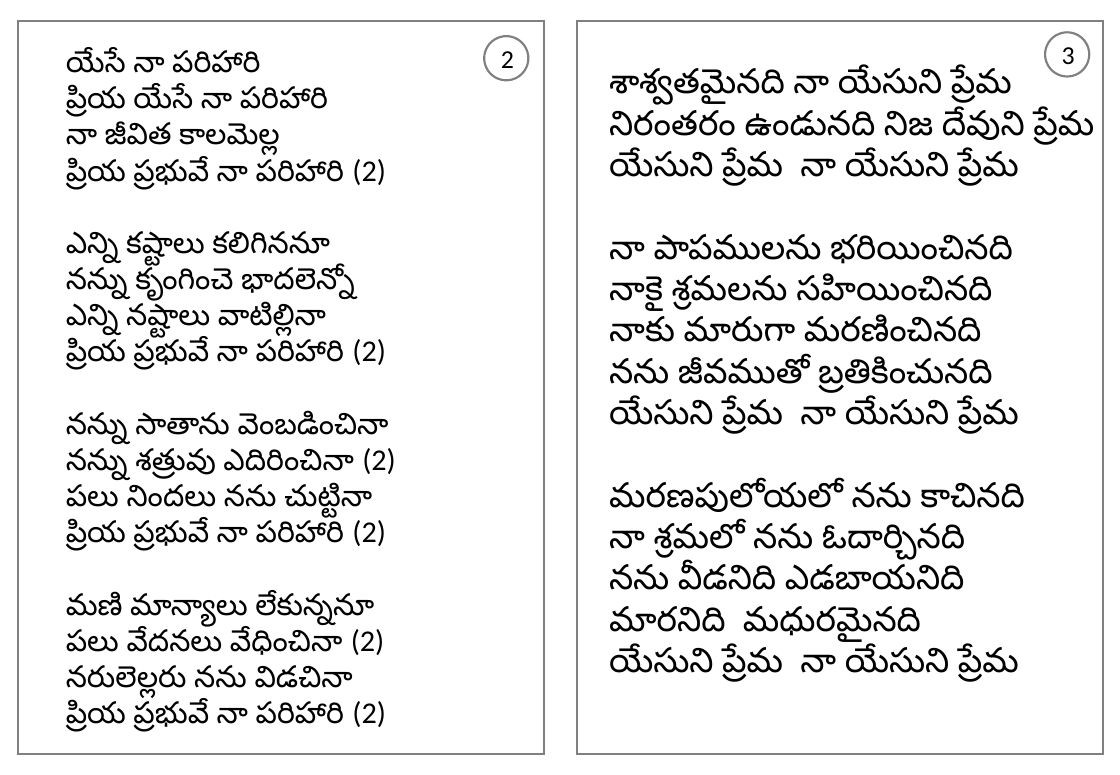
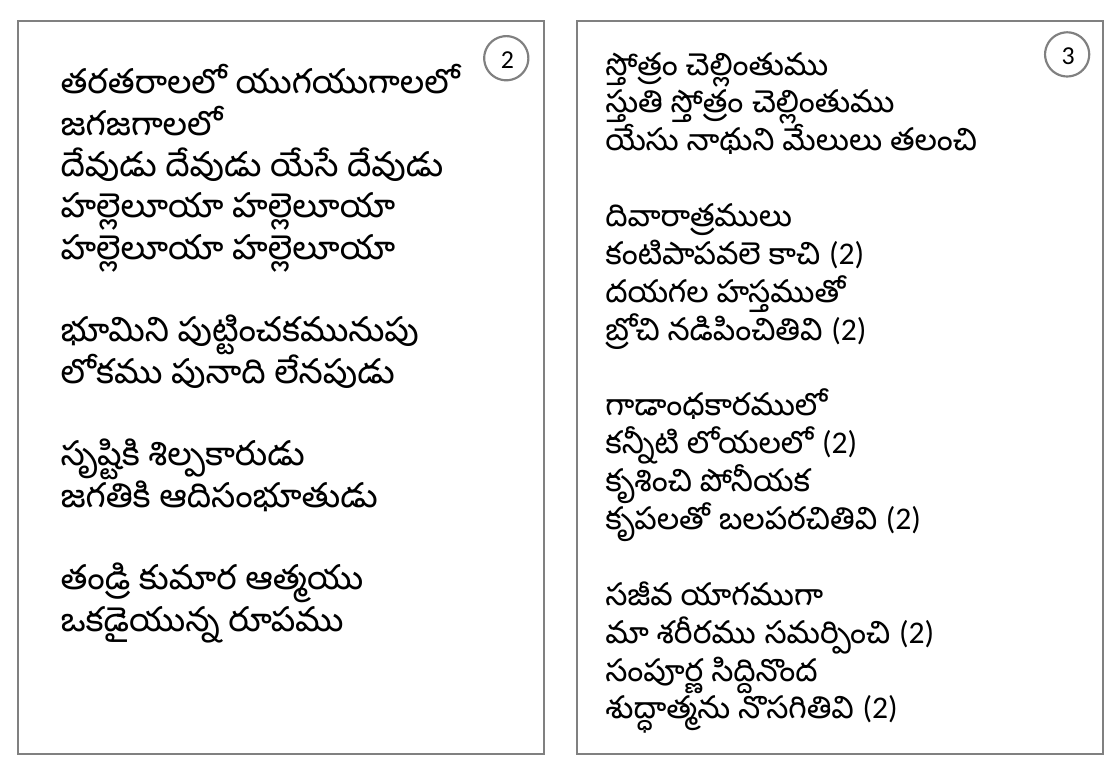
Before and after one commit to venu-webdev/songsDb, a slide deck: slide 2 of songsTemplate.pptx. Drawn at 1120x775 pixels with LibreOffice and Linux fonts; fonts in the diff are those of the drawing. Boxes give left, top, right and bottom in pixels: in the first picture for what was removed or moved away, otherwise in the second. Text is boxed around its words. In the diff, an @@ line names an element or a change of style, - is before the commit and + after.

```diff
--- a/songsTemplate.pptx
+++ b/songsTemplate.pptx
@@ text at (x1=605, y1=52, x2=977, y2=733): text changed; size 24 to 22 pt @@
-శాశ్వతమైనది నా యేసుని ప్రేమ
-నిరంతరం ఉండునది నిజ దేవుని ప్రేమ
-యేసుని ప్రేమ నా యేసుని ప్రేమ
-నా పాపములను భరియించినది
-నాకై శ్రమలను సహియించినది
-నాకు మారుగా మరణించినది
-నను జీవముతో బ్రతికించునది
-యేసుని ప్రేమ నా యేసుని ప్రేమ
-మరణపులోయలో నను కాచినది
-నా శ్రమలో నను ఓదార్చినది
-నను వీడనిది ఎడబాయనిది
-మారనిది మధురమైనది
-యేసుని ప్రేమ నా యేసుని ప్రేమ
+స్తోత్రం చెల్లింతుము
+స్తుతి స్తోత్రం చెల్లింతుము
+యేసు నాథుని మేలులు తలంచి
+దివారాత్రములు
+కంటిపాపవలె కాచి (2)
+దయగల హస్తముతో
+బ్రోచి నడిపించితివి (2)
+గాడాంధకారములో
+కన్నీటి లోయలలో (2)
+కృశించి పోనీయక
+కృపలతో బలపరచితివి (2)
+సజీవ యాగముగా
+మా శరీరము సమర్పించి (2)
+సంపూర్ణ సిద్దినొంద
+శుద్ధాత్మను నొసగితివి (2)
@@ text at (x1=61, y1=68, x2=460, y2=643): text changed; size 21 to 24 pt @@
-యేసే నా పరిహారి
-ప్రియ యేసే నా పరిహారి
-నా జీవిత కాలమెల్ల
-ప్రియ ప్రభువే నా పరిహారి (2)
-ఎన్ని కష్టాలు కలిగిననూ
-నన్ను కృంగించె భాదలెన్నో
-ఎన్ని నష్టాలు వాటిల్లినా
-ప్రియ ప్రభువే నా పరిహారి (2)
-నన్ను సాతాను వెంబడించినా
-నన్ను శత్రువు ఎదిరించినా (2)
-పలు నిందలు నను చుట్టినా
-ప్రియ ప్రభువే నా పరిహారి (2)
-మణి మాన్యాలు లేకున్ననూ
-పలు వేదనలు వేధించినా (2)
-నరులెల్లరు నను విడచినా
-ప్రియ ప్రభువే నా పరిహారి (2)
+తరతరాలలో యుగయుగాలలో
+జగజగాలలో
+దేవుడు దేవుడు యేసే దేవుడు
+హల్లెలూయా హల్లెలూయా
+హల్లెలూయా హల్లెలూయా
+భూమిని పుట్టించకమునుపు
+లోకము పునాది లేనపుడు
+సృష్టికి శిల్పకారుడు
+జగతికి ఆదిసంభూతుడు
+తండ్రి కుమార ఆత్మయు
+ఒకడైయున్న రూపము
```
Also in this commit, not shown: 1 other slide changed, 6 other files.
